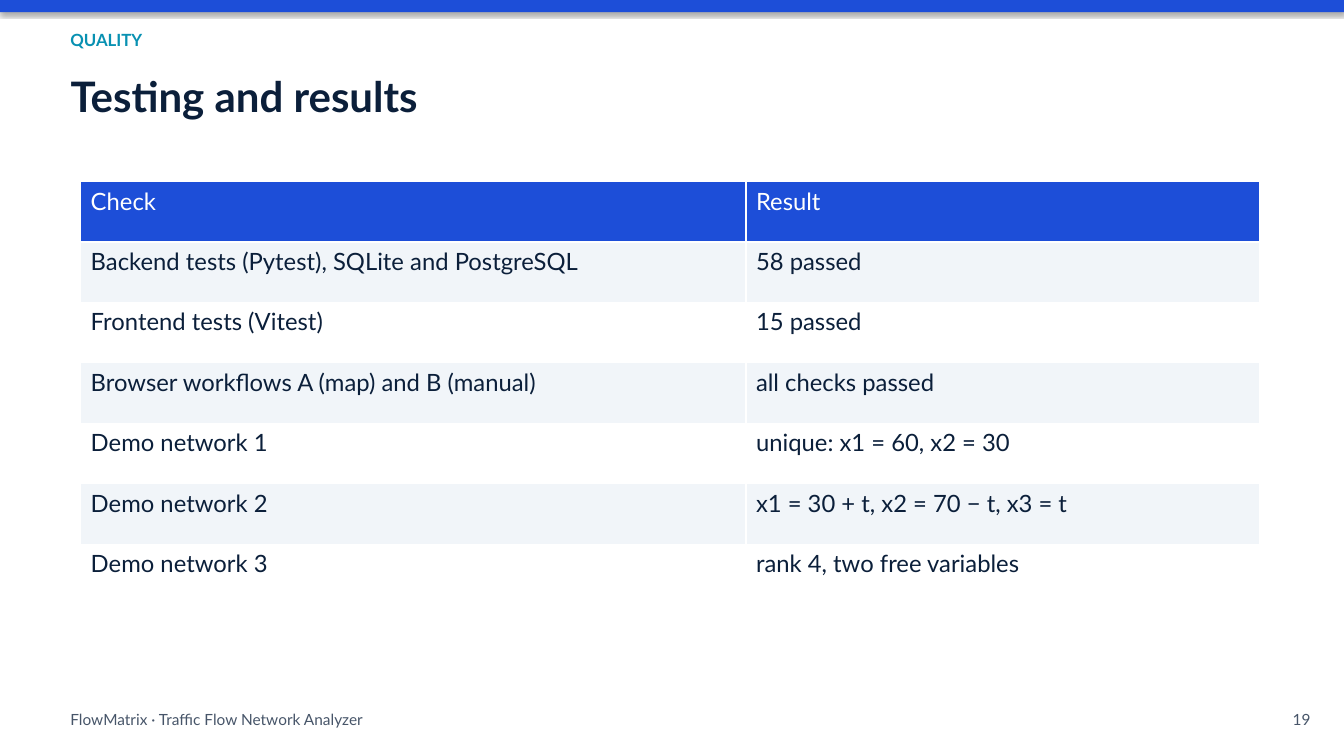
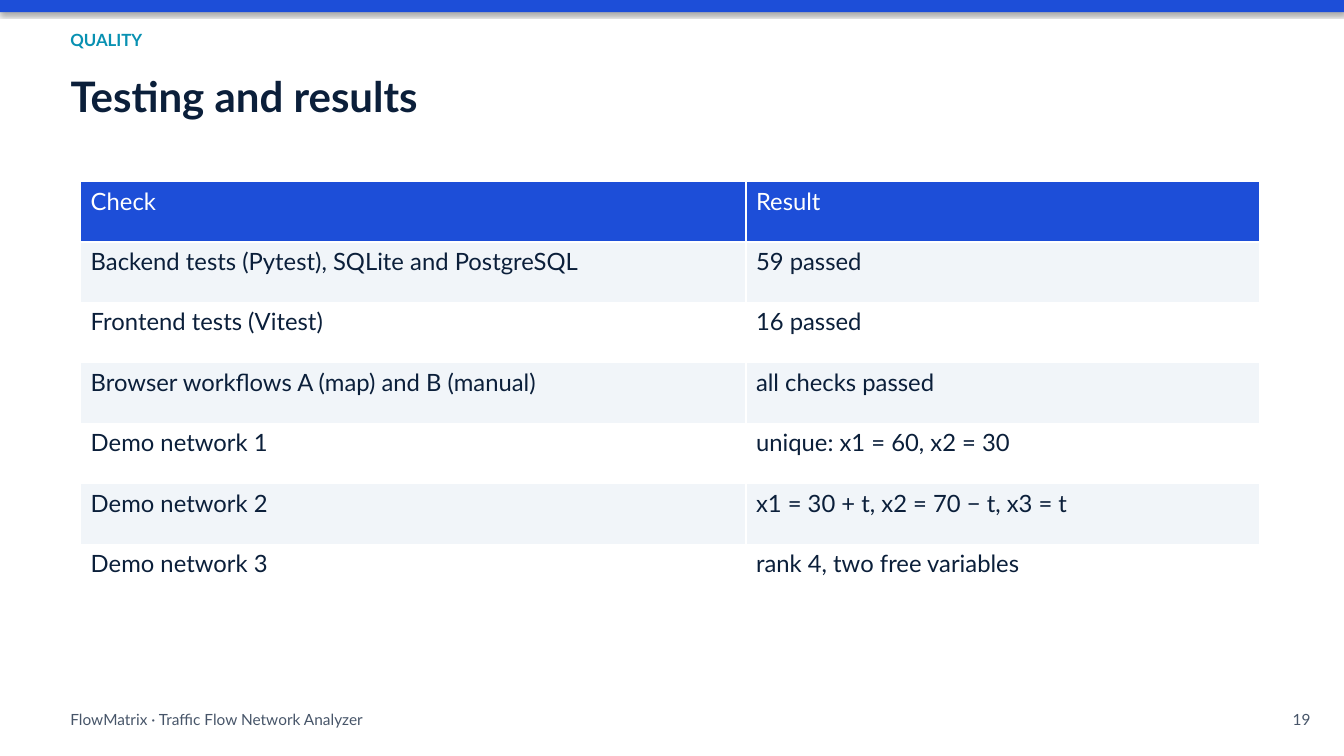
Before and after one commit to YashviShah514/traffic-flow-network-analyzer, a slide deck: slide 19 of presentation/FlowMatrix.pptx. Drawn at 1344x756 pixels with LibreOffice and Linux fonts; fonts in the diff are those of the drawing. Boxes give left, top, right and bottom in pixels: in the first picture for what was removed or moved away, otherwise in the second. Text is boxed around its words. In the diff, an @@ line names an element or a change of style, - is before the commit and + after.

```diff
--- a/presentation/FlowMatrix.pptx
+++ b/presentation/FlowMatrix.pptx
@@ table at bbox=[81, 181, 1260, 605] @@
-row 2, column 2: 58 passed
+row 2, column 2: 59 passed
-row 3, column 2: 15 passed
+row 3, column 2: 16 passed
```
Also in this commit, not shown: 11 other files.
